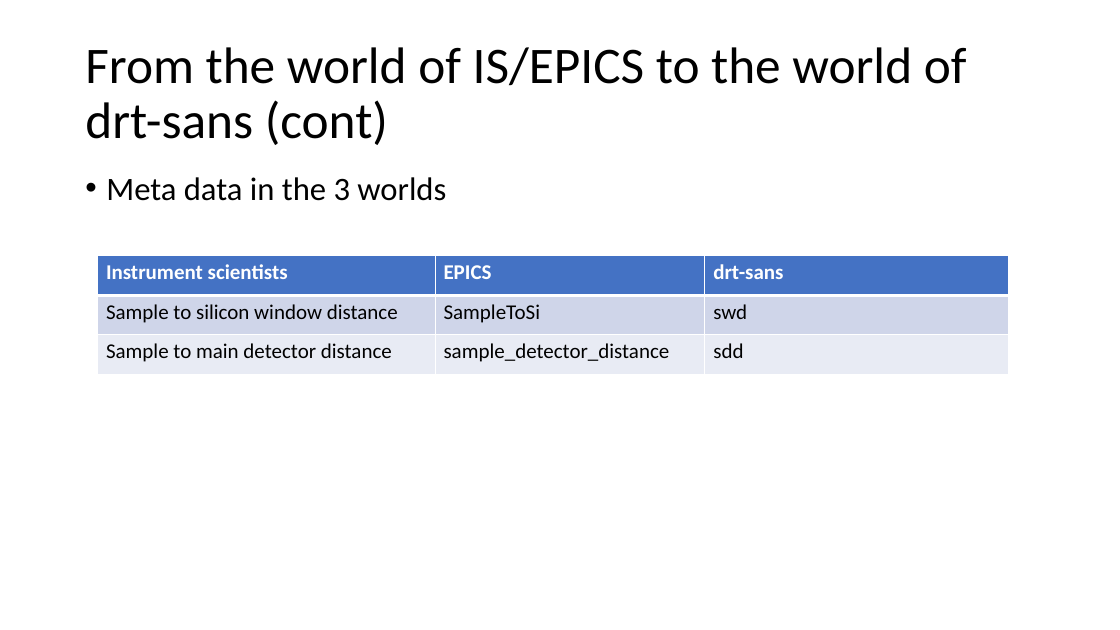
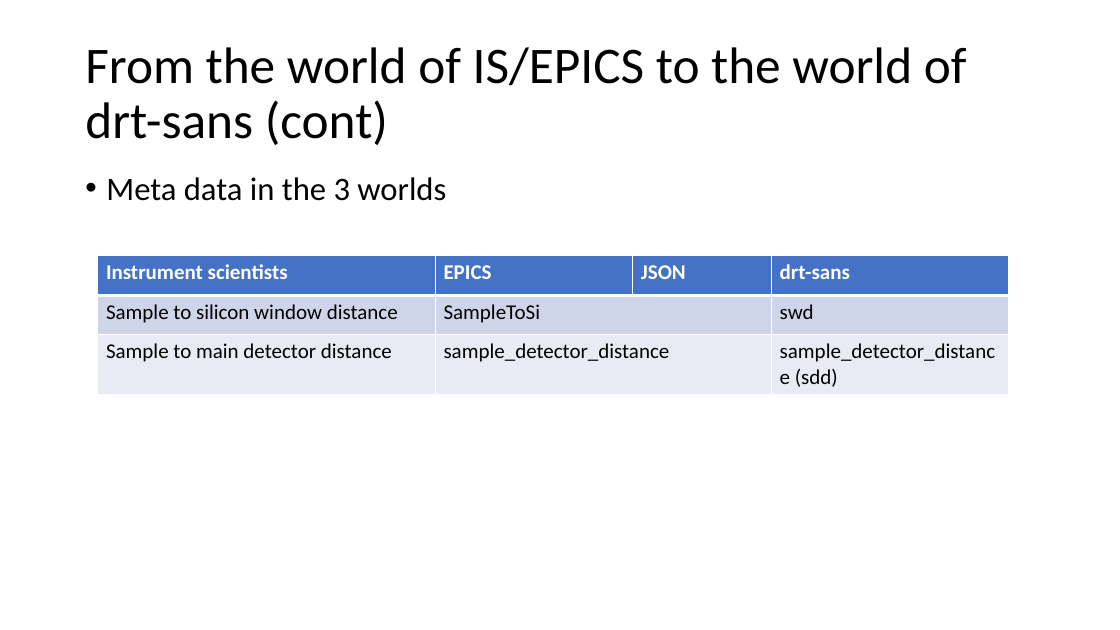
Before and after one commit to neutrons/drtsans, a slide deck: slide 15 of documents/mono_sample_det_pos.pptx. Drawn at 1120x630 pixels with LibreOffice and Linux fonts; fonts in the diff are those of the drawing. Boxes give left, top, right and bottom in pixels: in the first picture for what was removed or moved away, otherwise in the second. Text is boxed around its words. In the diff, an @@ line names an element or a change of style, - is before the commit and + after.

```diff
--- a/documents/mono_sample_det_pos.pptx
+++ b/documents/mono_sample_det_pos.pptx
@@ table at (x1=97, y1=255, x2=1008, y2=393) @@
-column 3: drt-sans | swd | sdd
+column 3: JSON |  | 
+column 4: drt-sans | swd | sample_detector_distance (sdd)
```
Also in this commit, not shown: 7 other slides changed, 1 other file.
